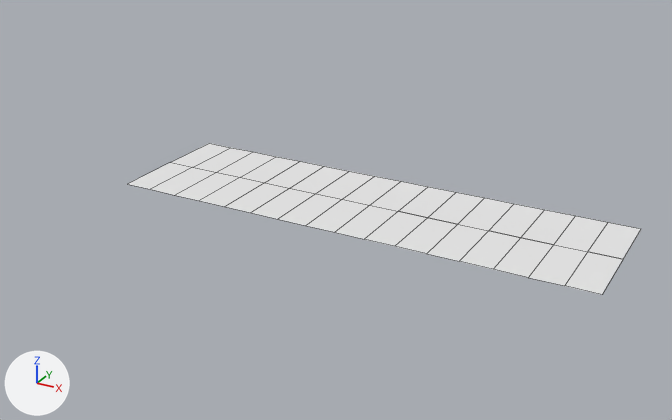
One commit to the Blender file Source/Smejki/CD460pack01/RailVehicles/Electric/Common/MSV/cil1OUT.blend: the scene before it, then after it.
The view is the same before and after, from a 50 mm lens placed at (0.571, -0.969, 0.467), pointed at (0.034, 0.008, -0.021). The axes (+X, +Y, +Z) are drawn at lower left. The lights are the same throughout. Mesh edges are drawn as thin lines. The same objects are shown in both versions, whatever each file hides.

In view in the first picture: '1_1024_primarydigits_16', '1_1024_primarydigits_16.001'.
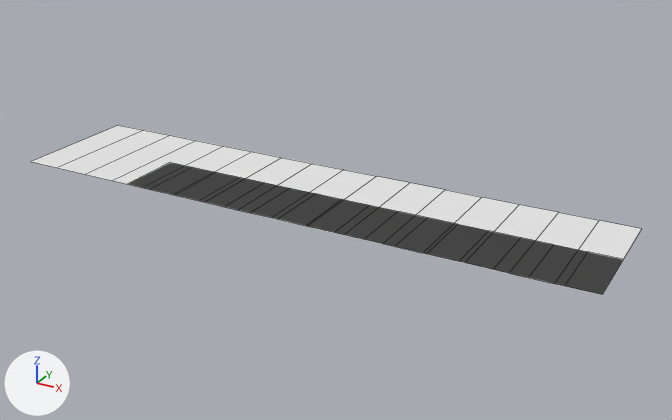
The edits, one by one:
Mesh me_plane_000 is new.
It has 34 vertices, 16 faces and spans x -0.403..0.404, y -0.093..0.093, z 0.0.
It uses material mat_primarynumber_0 (its picture is missing).
It uses material mat_primarynumber_1 (its picture is missing).
It uses material mat_primarynumber_2 (its picture is missing).
It uses material mat_primarynumber_3 (its picture is missing).
It uses material mat_primarynumber_4 (its picture is missing).
It uses material mat_primarynumber_5 (its picture is missing).
It uses material mat_primarynumber_6 (its picture is missing).
It uses material mat_primarynumber_7 (its picture is missing).
It uses material mat_primarynumber_8 (its picture is missing).
It uses material mat_primarynumber_9 (its picture is missing).
It uses material mat_primarynumber_10 (its picture is missing).
It uses material mat_primarynumber_11 (its picture is missing).
It uses material mat_primarynumber_12 (its picture is missing).
It uses material mat_primarynumber_13 (its picture is missing).
It uses material mat_primarynumber_14 (its picture is missing).
It uses material mat_primarynumber_15 (its picture is missing).
Object '1_1024_primarydigits_16.001' (ob_1_1024_primarydigits_16_001) now shows me_plane_000 instead of me_plane_001.

What differs and where, as boxes (x1, y1, x2, y2) in the pictures (672 x 420 px):
'1_1024_primarydigits_16.001', reshaped (29% wider, 46% taller)
    before: (170, 143, 641, 259)
    after: (31, 125, 641, 295)
